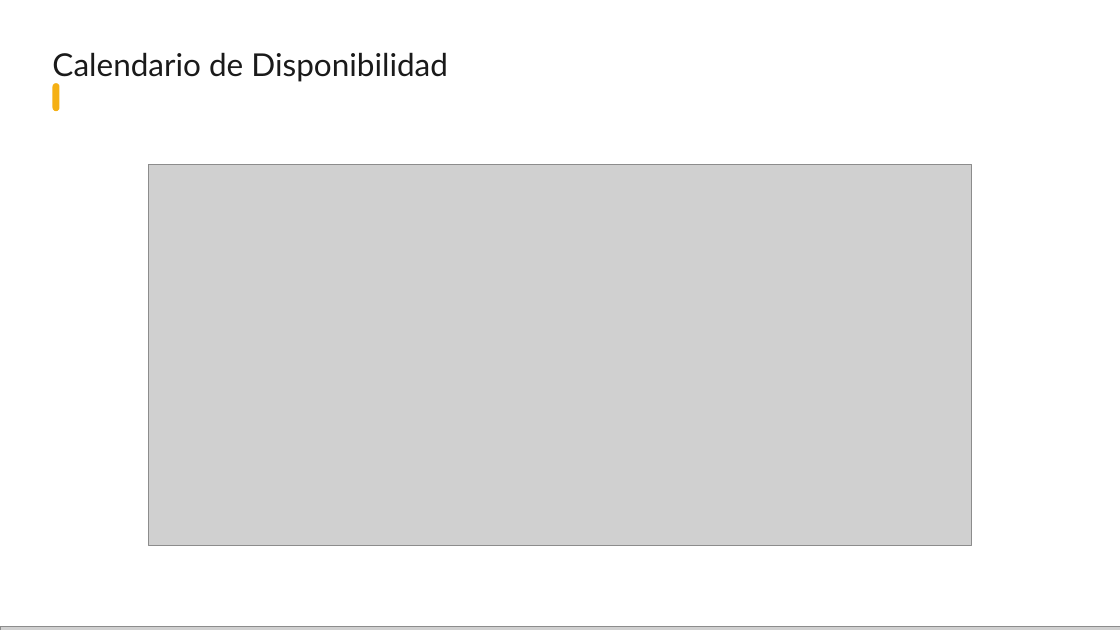
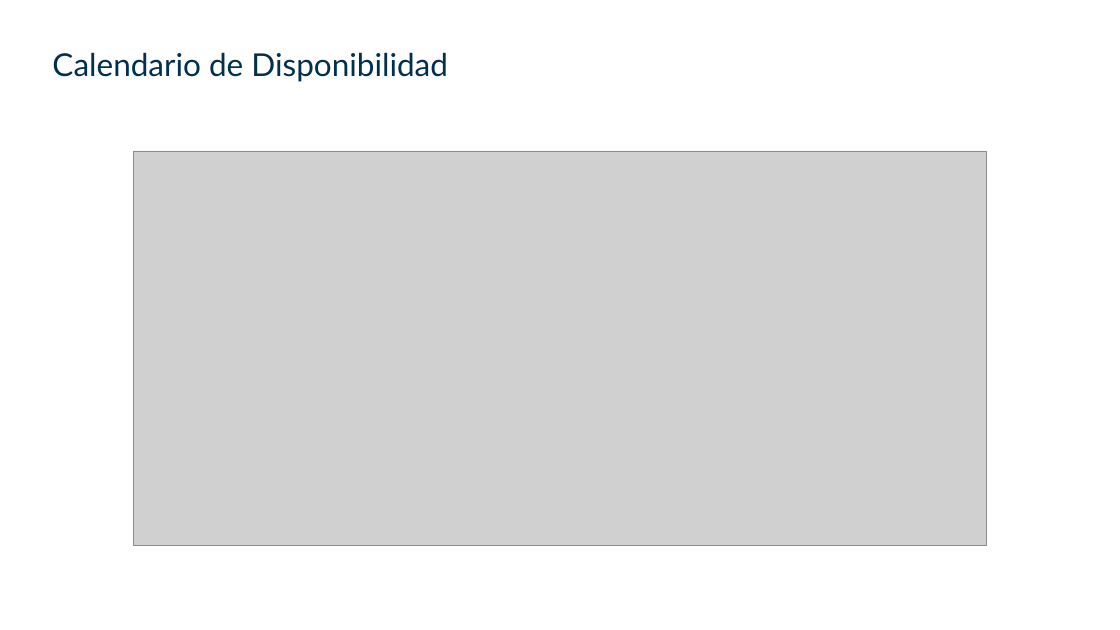
Before and after one commit to Brandonpyjv/Mediapp, a slide deck: slide 22 of docs tesis/exposicion/MediApp - Sustentación.pptx. Drawn at 1120x630 pixels with LibreOffice and Linux fonts; fonts in the diff are those of the drawing; grey boxes stand for pictures; background and template pictures are left out. Boxes give left, top, right and bottom in pixels: in the first picture for what was removed or moved away, otherwise in the second. Text is boxed around its words. In the diff, an @@ line names an element or a change of style, - is before the commit and + after.

```diff
--- a/docs tesis/exposicion/MediApp - Sustentación.pptx
+++ b/docs tesis/exposicion/MediApp - Sustentación.pptx
@@ text "Calendario de Disponibilidad" at [52,52,448,82]: text colour #1A1A1A to #00304D @@
@@ rounded rectangle removed at [52,83,59,111] @@
@@ picture: place and size @@
-picture at [148,164,971,545]
+picture at [134,151,986,546]
@@ picture removed at [0,627,1120,630] @@
```
Also in this commit, not shown: 35 other slides changed, 2 slides added, 2 slides removed, 9 other files.
